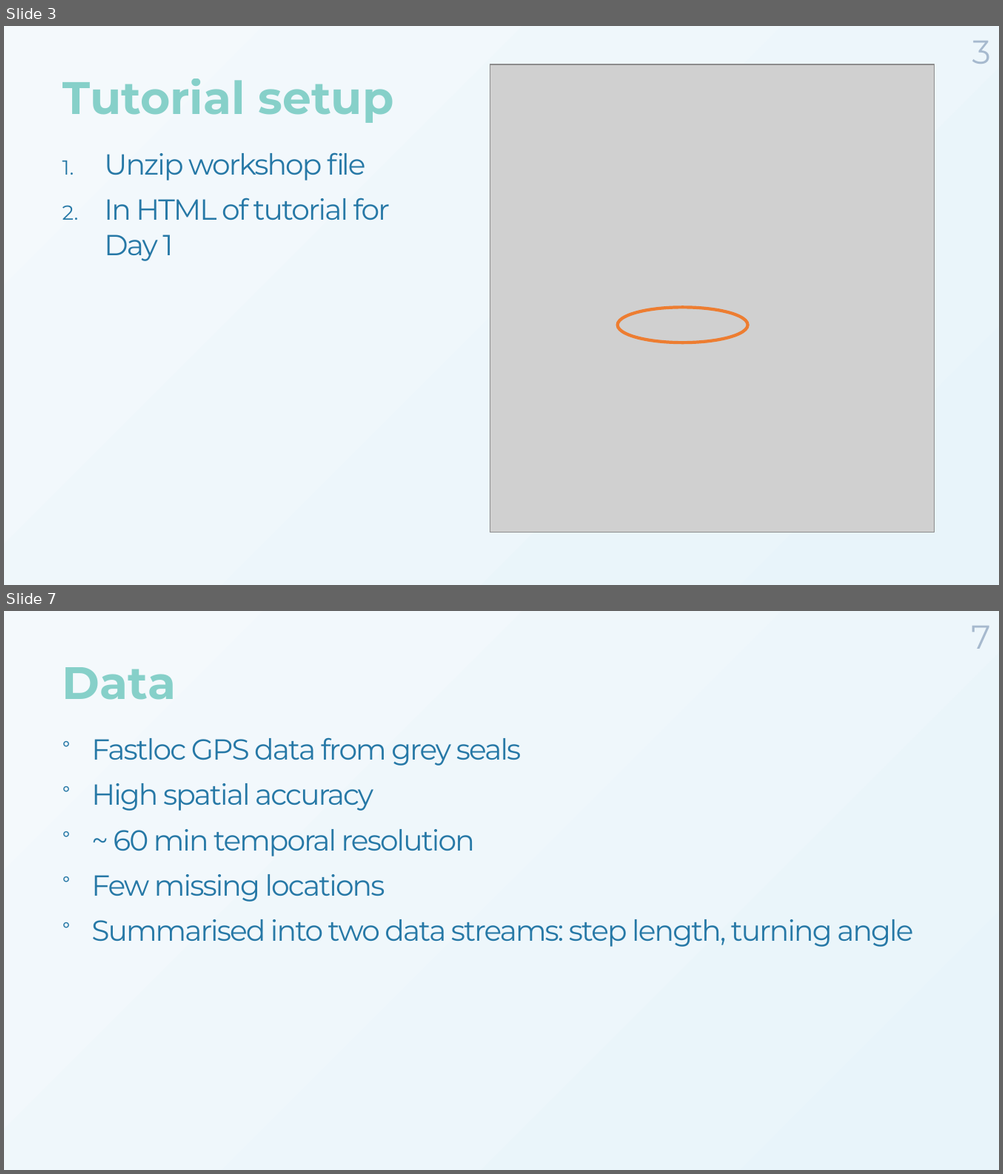
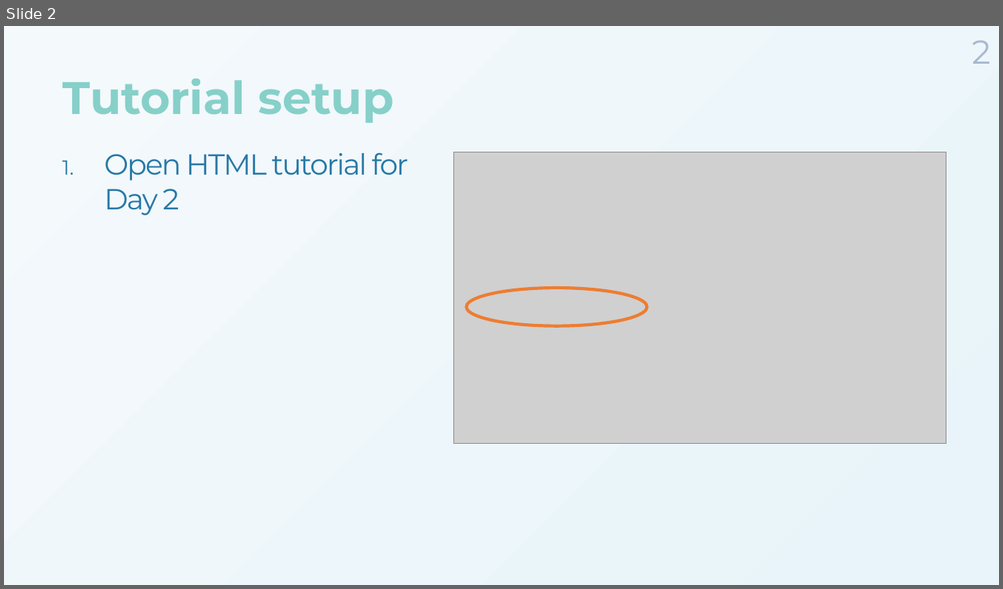
Before and after one commit to MarieAugerMethe/DFO_HMM_2022, a slide deck: Day2/HMM_Tutorial_Day2.pptx. Shown one above the other, each under a label of ours: slides 3 and 7 before the commit, slide 2 after it; the slides between them are not shown. The pictures are 1003x1174 and 1003x589 pixels, drawn with LibreOffice and Linux fonts; fonts in the diff are those of the drawing; grey boxes stand for pictures; background and template pictures are left out. Boxes give left, top, right and bottom in pixels: in the first picture for what was removed or moved away, otherwise in the second. Text is boxed around its words. In the diff, an @@ line names an element or a change of style, - is before the commit and + after.

```diff
--- a/Day2/HMM_Tutorial_Day2.pptx
+++ b/Day2/HMM_Tutorial_Day2.pptx
@@ slide 7 removed at (4,611,999,1170), background gradient #F4F9FC to #E8F4FA @@
@@ page number removed at (970,626,990,649) @@
-7
@@ title removed at (62,667,176,700) @@
-Data
@@ text removed at (91,738,913,947) @@
-° Fastloc GPS data from grey seals
-° High spatial accuracy
-° ~ 60 min temporal resolution
-° Few missing locations
-° Summarised into two data streams: step length, turning angle
@@ what was slide 3 is now slide 2 @@
@@ slide 2 changed as well @@
@@ page number at (971,40,990,64): text changed @@
-3
+2
@@ text at (104,153,408,215): text changed @@
-1. Unzip workshop file
-2. In HTML of tutorial for Day 1
+1. Open HTML tutorial for Day 2
@@ picture: place and size @@
-picture at (489,64,934,533)
+picture at (454,152,946,444)
@@ ellipse: place and size @@
-ellipse at (617,307,748,342)
+ellipse at (466,288,647,326)
```
Also in this commit, not shown: 2 other slides changed, 7 slides added, 6 other slides removed.
